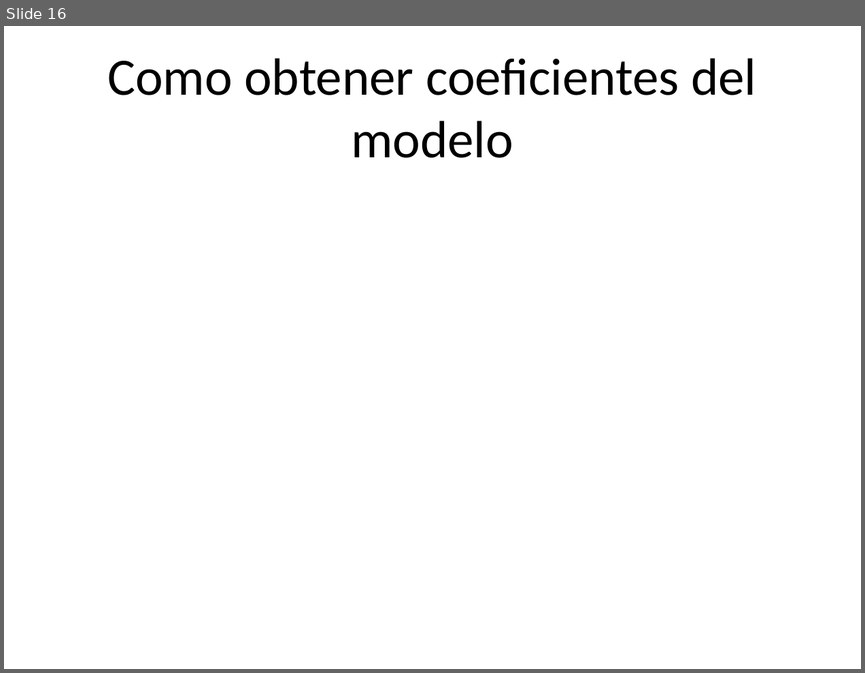
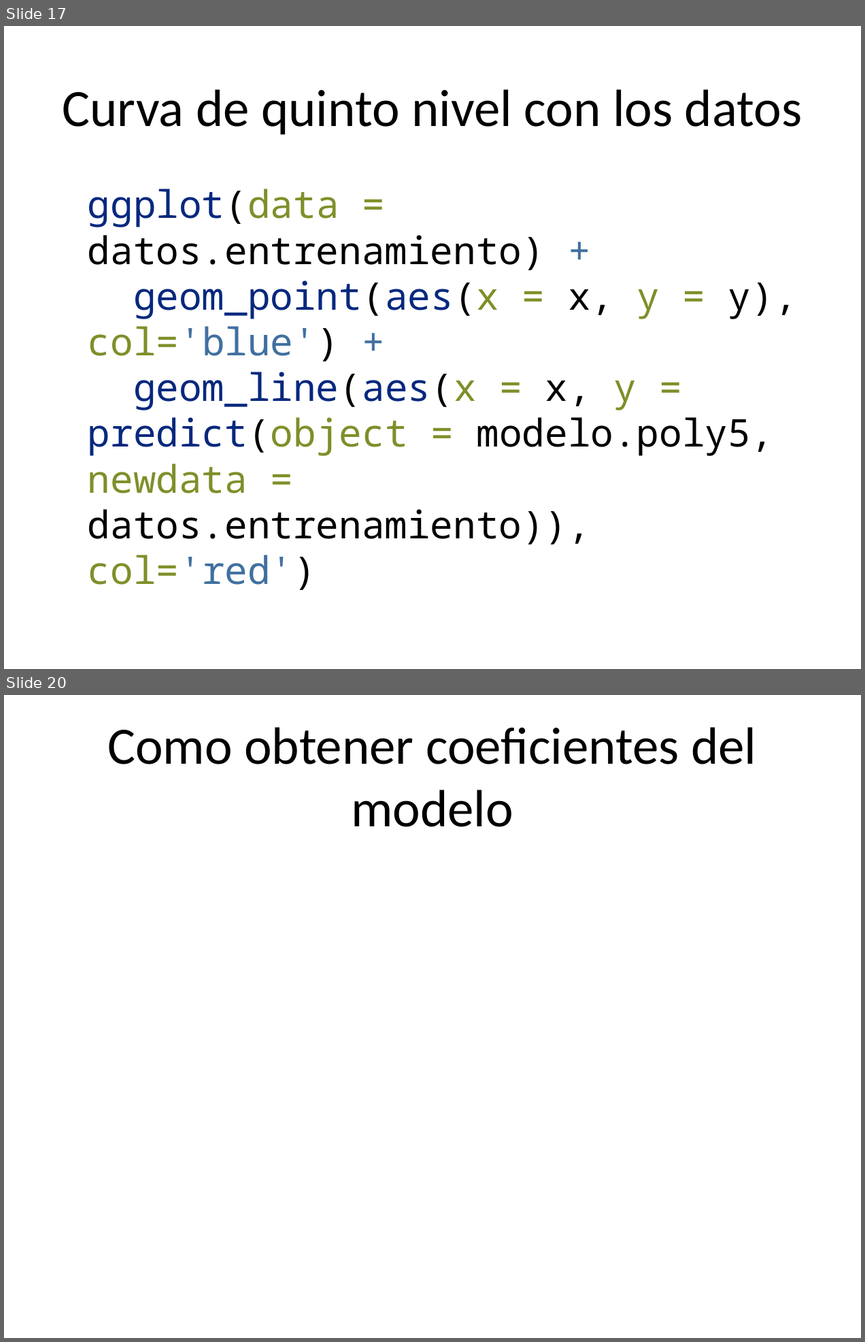
Before and after one commit to rpizarrog/CIIT.-Diplomado-en-Ciencia-de-los-Datos-e-IoT, a slide deck: Módulo II/2022/RegresiOn-Lineal-Simple.pptx. Shown one above the other, each under a label of ours: slide 16 before the commit, slides 17 and 20 after it; the slides between them are not shown. The pictures are 865x673 and 865x1342 pixels, drawn with LibreOffice and Linux fonts; fonts in the diff are those of the drawing. Boxes give left, top, right and bottom in pixels: in the first picture for what was removed or moved away, otherwise in the second. Text is boxed around its words. In the diff, an @@ line names an element or a change of style, - is before the commit and + after.

```diff
--- a/Módulo II/2022/RegresiOn-Lineal-Simple.pptx
+++ b/Módulo II/2022/RegresiOn-Lineal-Simple.pptx
@@ slide 17 added at (4,26,861,669), background #FFFFFF @@
@@ title added at (62,89,802,135), 44 pt, text #000000 @@
+Curva de quinto nivel con los datos
@@ text added at (88,189,797,590), 32 pt, text #000000 @@
+ggplot(data = datos.entrenamiento) +
+geom_point(aes(x = x, y = y), col='blue') +
+geom_line(aes(x = x, y = predict(object = modelo.poly5, newdata = datos.entrenamiento)), col='red')
@@ what was slide 16 is now slide 20 @@
```
Also in this commit, not shown: 3 other slides added, 3 other files.
